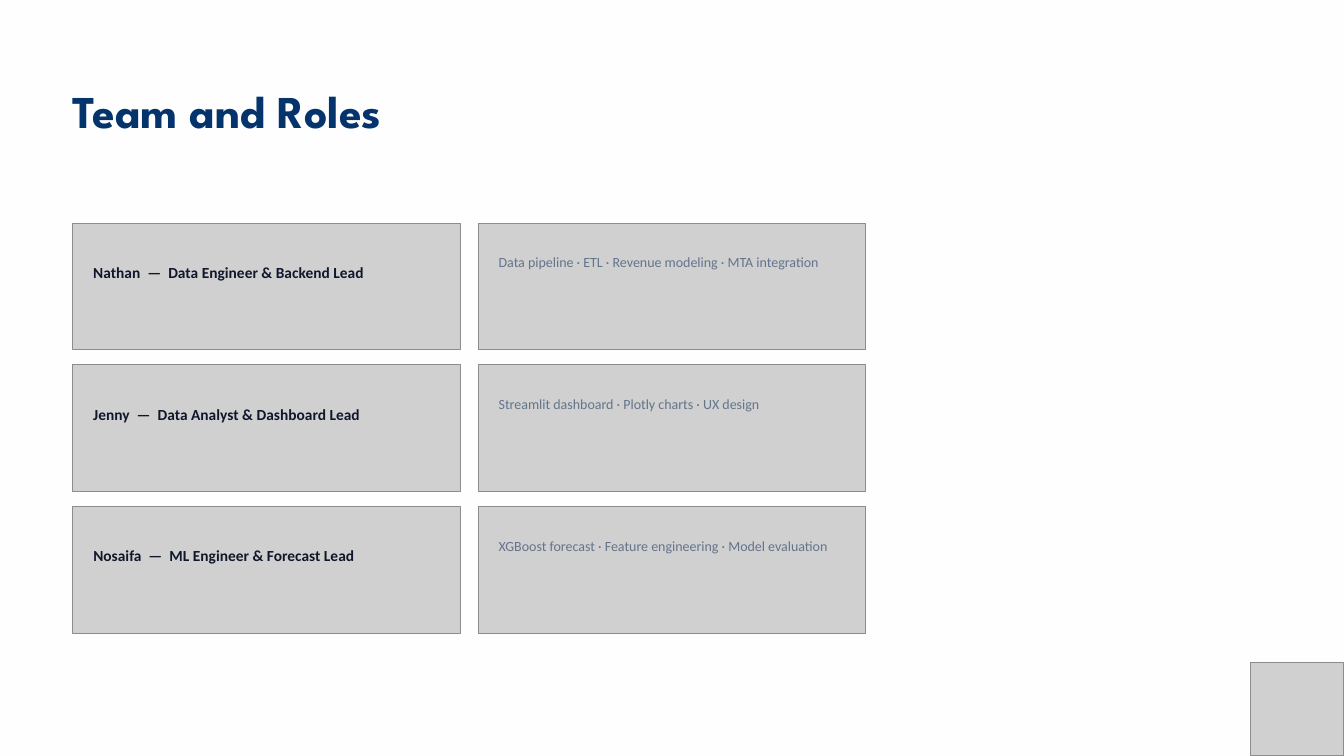
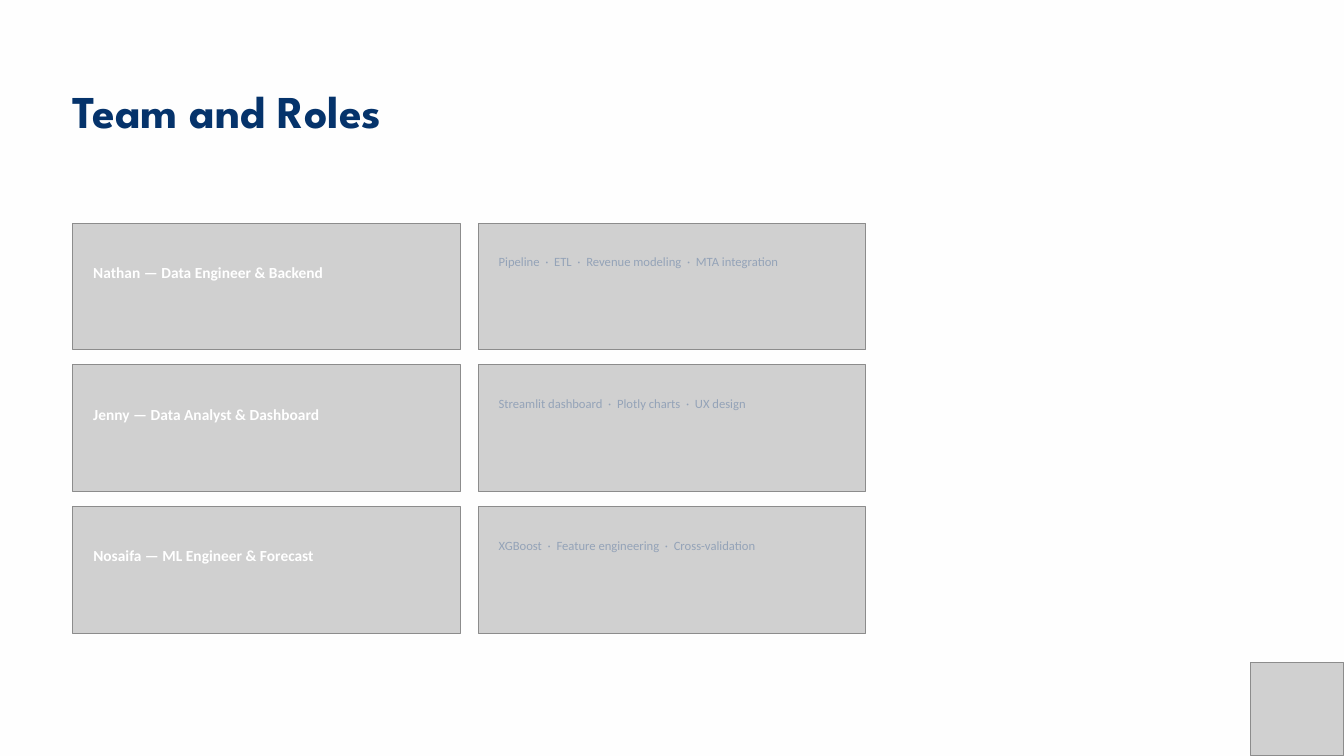
Before and after one commit to jingwenr2/citibike, a slide deck: slide 2 of report/CitiBike_Capstone_Final.pptx. Drawn at 1344x756 pixels with LibreOffice and Linux fonts; fonts in the diff are those of the drawing; grey boxes stand for pictures. Boxes give left, top, right and bottom in pixels: in the first picture for what was removed or moved away, otherwise in the second. Text is boxed around its words. In the diff, an @@ line names an element or a change of style, - is before the commit and + after.

```diff
--- a/report/CitiBike_Capstone_Final.pptx
+++ b/report/CitiBike_Capstone_Final.pptx
@@ text at box(93, 268, 323, 280): text changed; text colour #0F172A to #FFFFFF @@
-Nathan — Data Engineer & Backend Lead
+Nathan — Data Engineer & Backend
@@ text at box(499, 258, 778, 268): text changed; size 10 to 9 pt; text colour #64748B to #94A3B8 @@
-Data pipeline · ETL · Revenue modeling · MTA integration
+Pipeline · ETL · Revenue modeling · MTA integration
@@ text at box(93, 410, 320, 422): text changed; text colour #0F172A to #FFFFFF @@
-Jenny — Data Analyst & Dashboard Lead
+Jenny — Data Analyst & Dashboard
@@ text "Streamlit dashboard · Plotly charts ..." at box(499, 399, 745, 410): size 10 to 9 pt, text colour #64748B to #94A3B8 @@
@@ text at box(93, 551, 314, 563): text changed; text colour #0F172A to #FFFFFF @@
-Nosaifa — ML Engineer & Forecast Lead
+Nosaifa — ML Engineer & Forecast
@@ text at box(499, 541, 755, 552): text changed; size 10 to 9 pt; text colour #64748B to #94A3B8 @@
-XGBoost forecast · Feature engineering · Model evaluation
+XGBoost · Feature engineering · Cross-validation
```
Also in this commit, not shown: 16 other slides changed, 2 other files.
